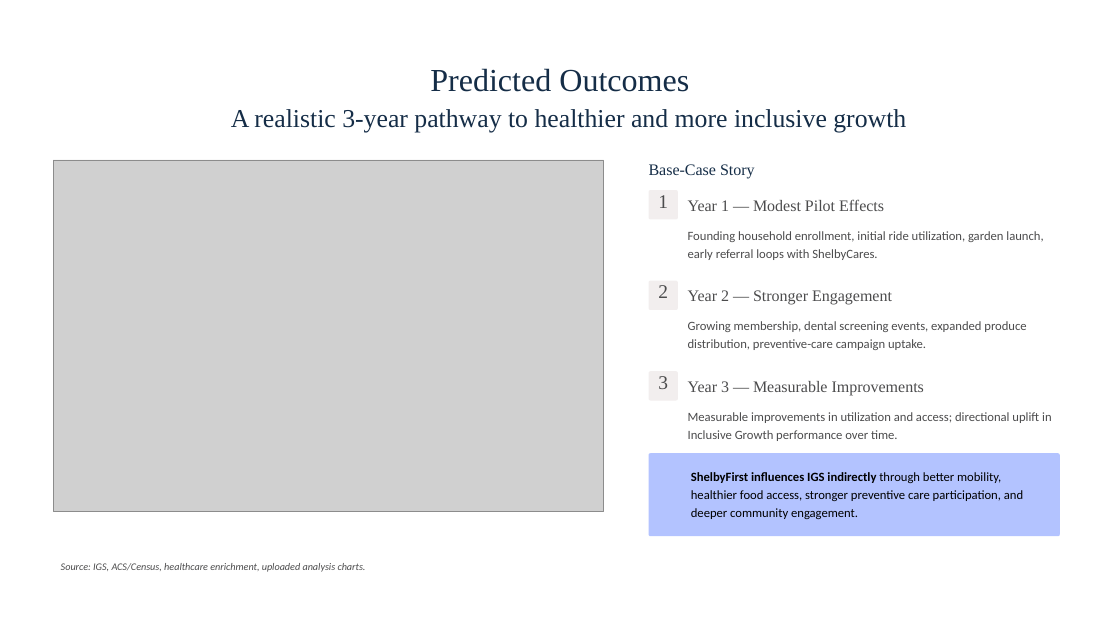
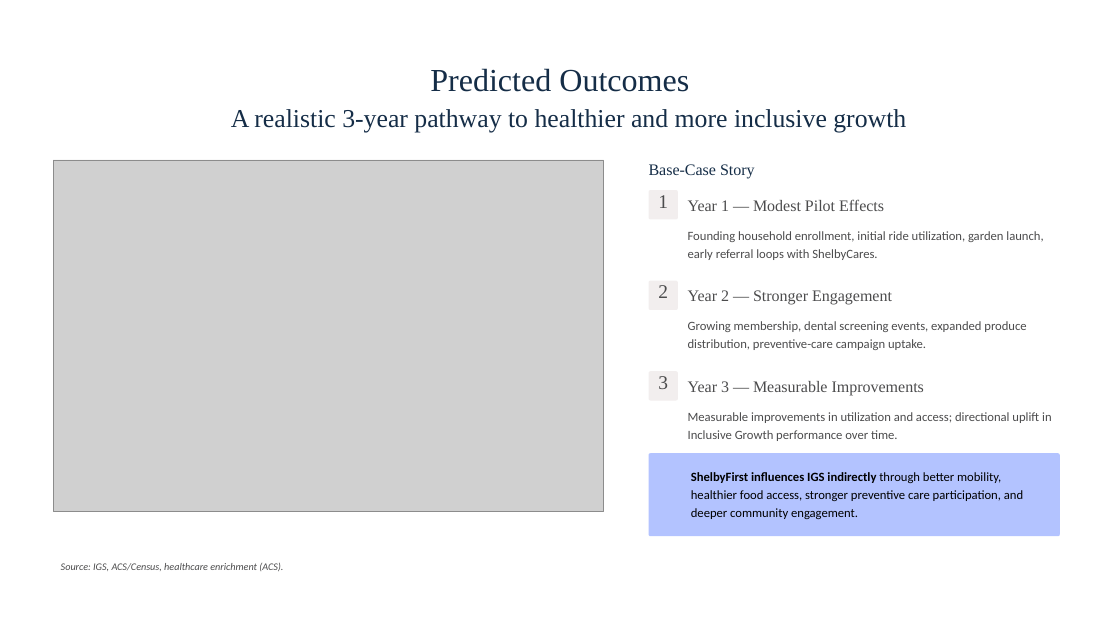
Before and after one commit to kareem-weaver/apple-sauce, a slide deck: slide 8 of ShelbyFirst.pptx. Drawn at 1120x630 pixels with LibreOffice and Linux fonts; fonts in the diff are those of the drawing; grey boxes stand for pictures; background and template pictures are left out. Boxes give left, top, right and bottom in pixels: in the first picture for what was removed or moved away, otherwise in the second. Text is boxed around its words. In the diff, an @@ line names an element or a change of style, - is before the commit and + after.

```diff
--- a/ShelbyFirst.pptx
+++ b/ShelbyFirst.pptx
@@ text at <box>61,563,283,571</box>: text changed @@
-Source: IGS, ACS/Census, healthcare enrichment, uploaded analysis charts.
+Source: IGS, ACS/Census, healthcare enrichment (ACS).
```
Also in this commit, not shown: 3 other slides changed, 12 other files.
